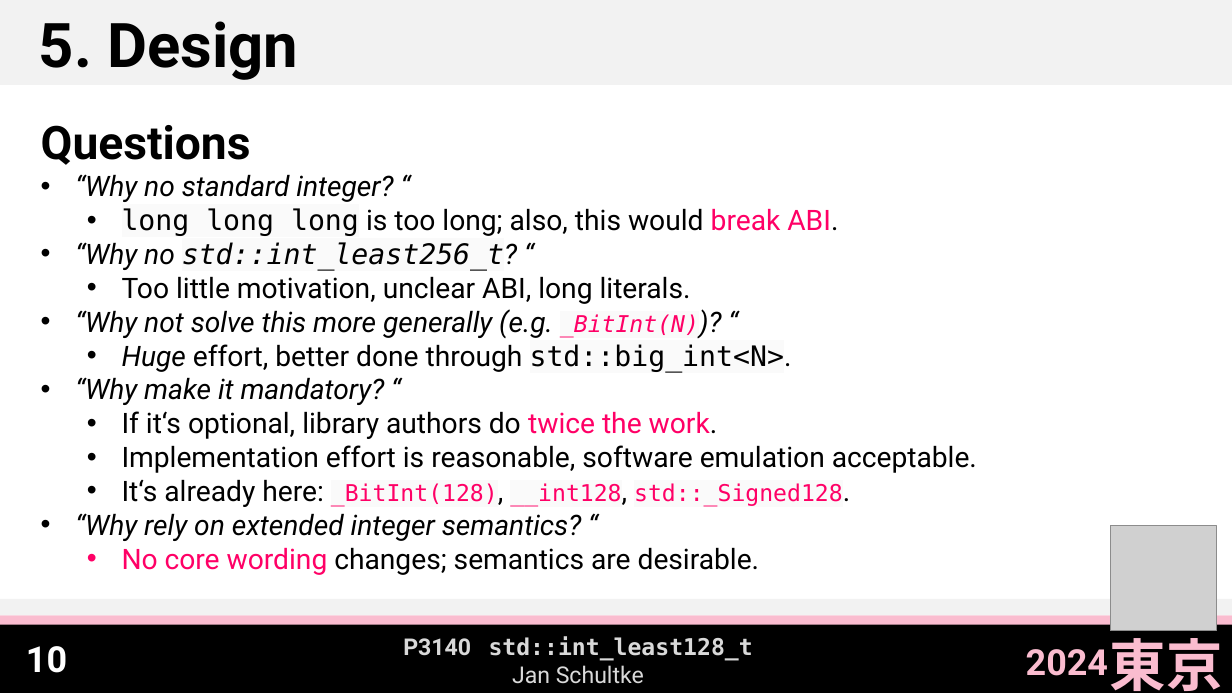
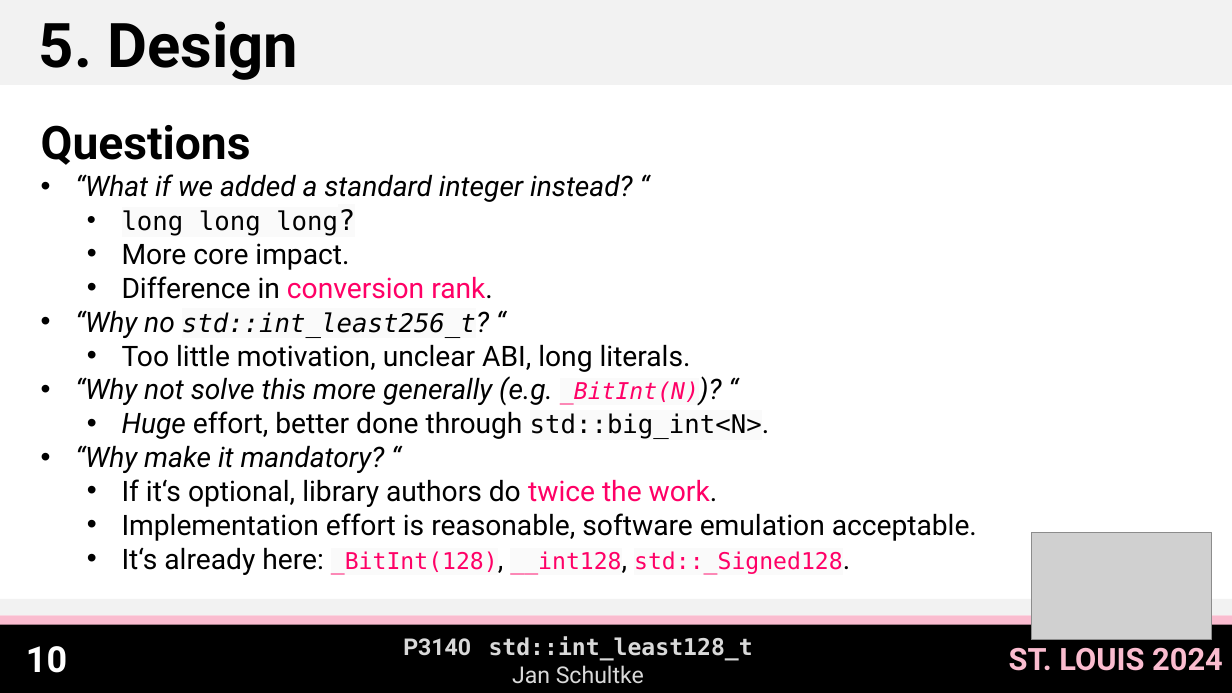
Before and after one commit to Eisenwave/cpp-proposals, a slide deck: slide 11 of slides/p3140-slides.pptx. Drawn at 1232x693 pixels with LibreOffice and Linux fonts; fonts in the diff are those of the drawing; grey boxes stand for pictures. Boxes give left, top, right and bottom in pixels: in the first picture for what was removed or moved away, otherwise in the second. Text is boxed around its words. In the diff, an @@ line names an element or a change of style, - is before the commit and + after.

Commit message:
update P3140 slides for St. Louis

```diff
--- a/slides/p3140-slides.pptx
+++ b/slides/p3140-slides.pptx
@@ text at <box>75,174,632,299</box>: text changed @@
-• “Why no standard integer? “
-  • long long long is too long; also, this would break ABI.
+• “What if we added a standard integer instead? “
+  • long long long?
+  • More core impact.
+  • Difference in conversion rank.
@@ text at <box>75,310,762,439</box>: size 22 to 20 pt in "std::int_least256_t?", "std::big_int<N>." @@
@@ text at <box>75,513,760,575</box>: paragraphs removed @@
-• “Why rely on extended integer semantics? “
-  • No core wording changes; semantics are desirable.
@@ picture added at <box>1031,532,1212,640</box> @@
@@ picture removed at <box>1111,525,1217,631</box> @@
@@ text removed at <box>1110,629,1223,691</box> @@
-東京
@@ text at <box>1009,647,1223,671</box>: text changed; size 28 to 24 pt @@
-2024
+ST. LOUIS 2024
```
Also in this commit, not shown: 11 other slides changed, 1 slide added, 2 other files.
